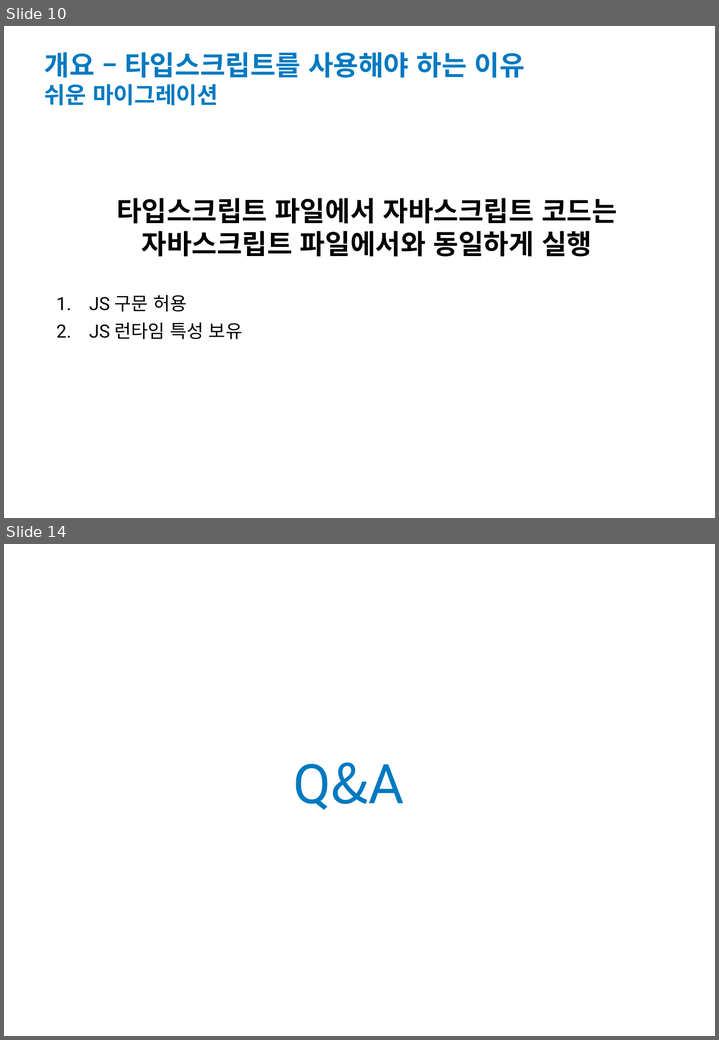
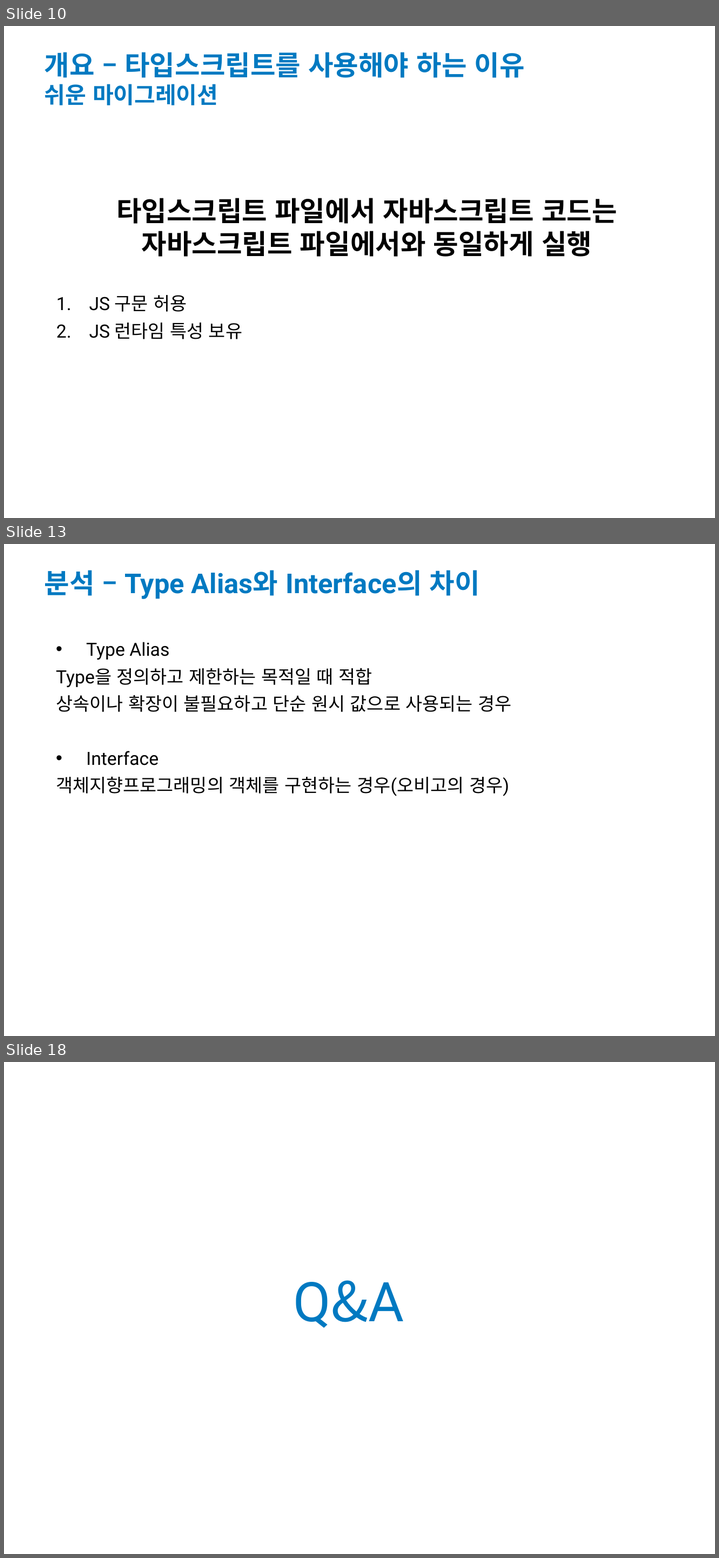
Before and after one commit to dudwns0921/Obigo_Typescript_seminar, a slide deck: 발표자료.pptx. Shown one above the other, each under a label of ours: slides 10 and 14 before the commit, slides 10, 13 and 18 after it; the slides between them are not shown. The pictures are 719x1040 and 719x1558 pixels, drawn with LibreOffice and Linux fonts; fonts in the diff are those of the drawing; background and template pictures are left out. Boxes give left, top, right and bottom in pixels: in the first picture for what was removed or moved away, otherwise in the second. Text is boxed around its words. In the diff, an @@ line names an element or a change of style, - is before the commit and + after.

Commit message:
1st completion
초안 완성
TODO : 추가 자료 수집 및 README 파일 작성 필요

```diff
--- a/발표자료.pptx
+++ b/발표자료.pptx
@@ slide 13 added at (4,544,715,1036), background picture (left out) @@
@@ title added at (44,570,480,599), 30 pt, text #0079C1, bold @@
+분석 – Type Alias와 Interface의 차이
@@ text added at (56,642,511,796), 20 pt, text #000000 @@
+• Type Alias
+Type을 정의하고 제한하는 목적일 때 적합
+상속이나 확장이 불필요하고 단순 원시 값으로 사용되는 경우
+• Interface
+객체지향프로그래밍의 객체를 구현하는 경우(오비고의 경우)
@@ what was slide 14 is now slide 18 @@
```
Also in this commit, not shown: 3 slides changed, 4 other slides added, 1 slide removed, 3 other files.
